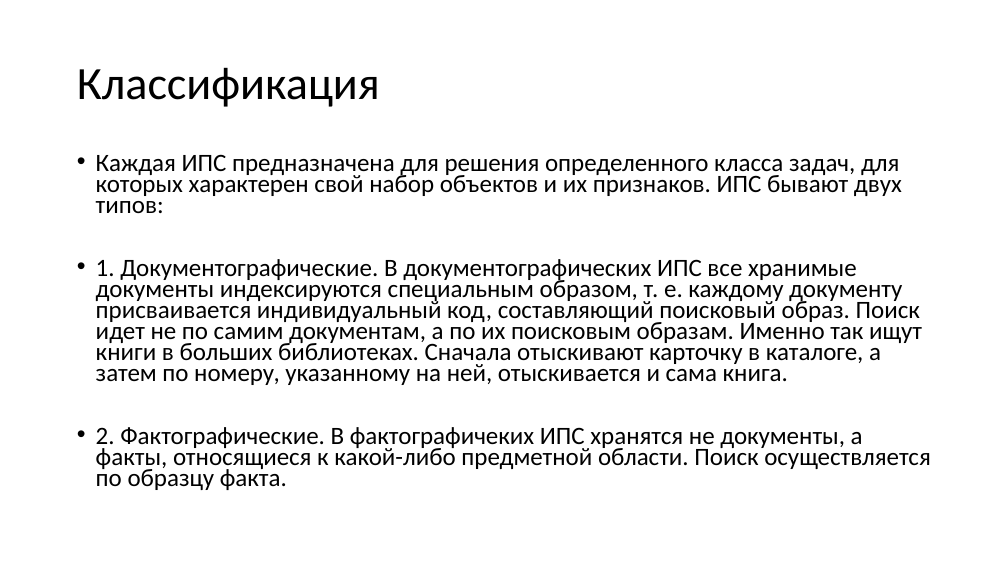
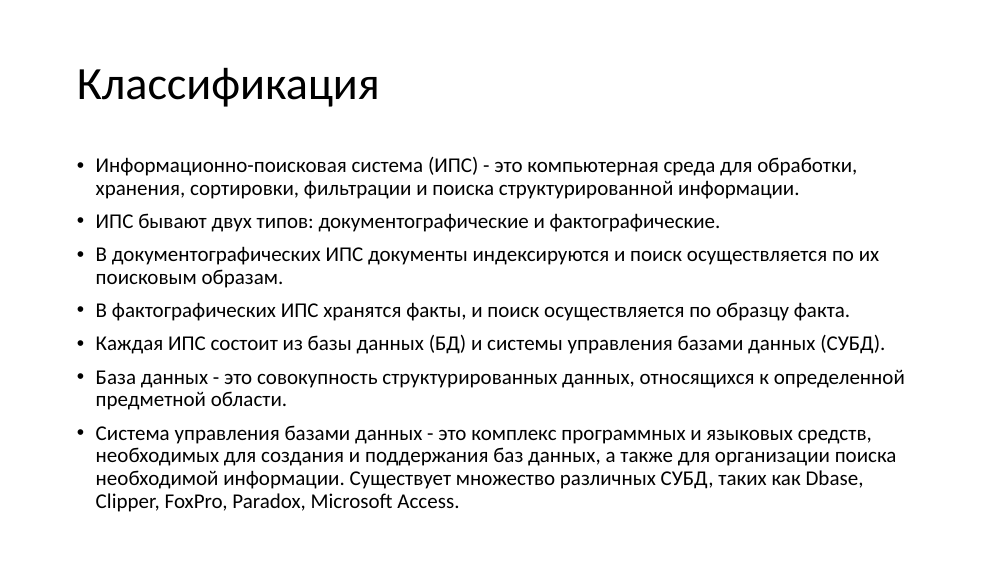
Before and after one commit to ZXTgbh/Laboratornaya-, a slide deck: slide 7 of pr_1.pptx. Drawn at 1008x567 pixels with LibreOffice and Linux fonts; fonts in the diff are those of the drawing. Boxes give left, top, right and bottom in pixels: in the first picture for what was removed or moved away, otherwise in the second. Text is boxed around its words. In the diff, an @@ line names an element or a change of style, - is before the commit and + after.

```diff
--- a/pr_1.pptx
+++ b/pr_1.pptx
@@ text at [96,157,905,512]: text changed; size 23.8 to 20 pt @@
-• Каждая ИПС предназначена для решения определенного класса задач, для которых характерен свой набор объектов и их признаков. ИПС бывают двух типов:
-• 1. Документографические. В документографических ИПС все хранимые документы индексируются специальным образом, т. е. каждому документу присваивается индивидуальный код, составляющий поисковый образ. Поиск идет не по самим документам, а по их поисковым образам. Именно так ищут книги в больших библиотеках. Сначала отыскивают карточку в каталоге, а затем по номеру, указанному на ней, отыскивается и сама книга.
-• 2. Фактографические. В фактографичеких ИПС хранятся не документы, а факты, относящиеся к какой-либо предметной области. Поиск осуществляется по образцу факта.
+• Информационно-поисковая система (ИПС) - это компьютерная среда для обработки, хранения, сортировки, фильтрации и поиска структурированной информации.
+• ИПС бывают двух типов: документографические и фактографические.
+• В документографических ИПС документы индексируются и поиск осуществляется по их поисковым образам.
+• В фактографических ИПС хранятся факты, и поиск осуществляется по образцу факта.
+• Каждая ИПС состоит из базы данных (БД) и системы управления базами данных (СУБД).
+• База данных - это совокупность структурированных данных, относящихся к определенной предметной области.
+• Система управления базами данных - это комплекс программных и языковых средств, необходимых для создания и поддержания баз данных, а также для организации поиска необходимой информации. Существует множество различных СУБД, таких как Dbase, Clipper, FoxPro, Paradox, Microsoft Access.
```
Also in this commit, not shown: 1 other slide changed, 10 slides added, 5 slides removed.
